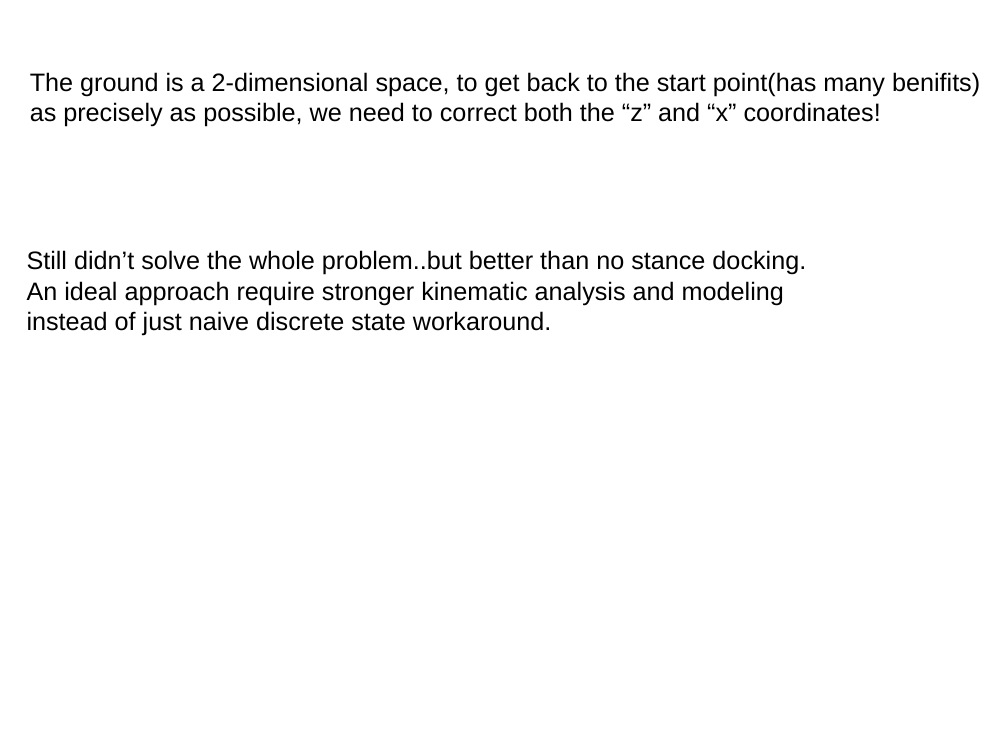
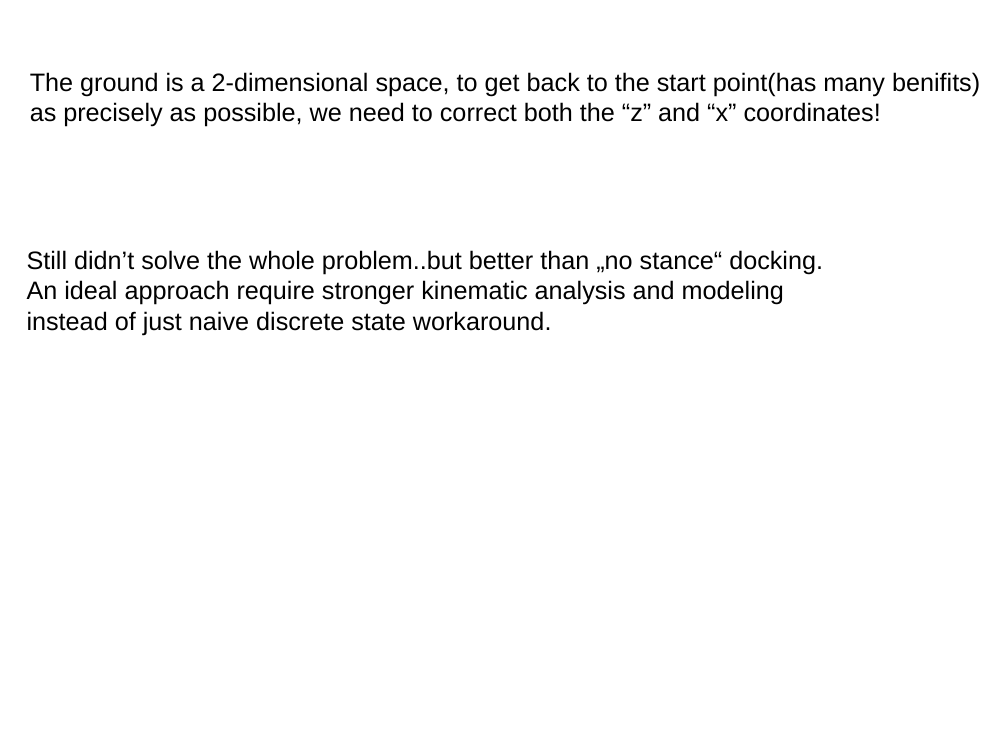
Before and after one commit to kamkanev/Self-Propelled-Arm-System, a slide deck: slide 10 of submission/SPAS_presentation_final.pptx. Drawn at 1008x756 pixels with LibreOffice and Linux fonts; fonts in the diff are those of the drawing; background and template pictures are left out. Boxes give left, top, right and bottom in pixels: in the first picture for what was removed or moved away, otherwise in the second. Text is boxed around its words. In the diff, an @@ line names an element or a change of style, - is before the commit and + after.

```diff
--- a/submission/SPAS_presentation_final.pptx
+++ b/submission/SPAS_presentation_final.pptx
@@ text at (27,250,823,275): text changed @@
-Still didn’t solve the whole problem..but better than no stance docking.
+Still didn’t solve the whole problem..but better than „no stance“ docking.
```
Also in this commit, not shown: 13 other slides changed, 1 slide added, 1 other file.
